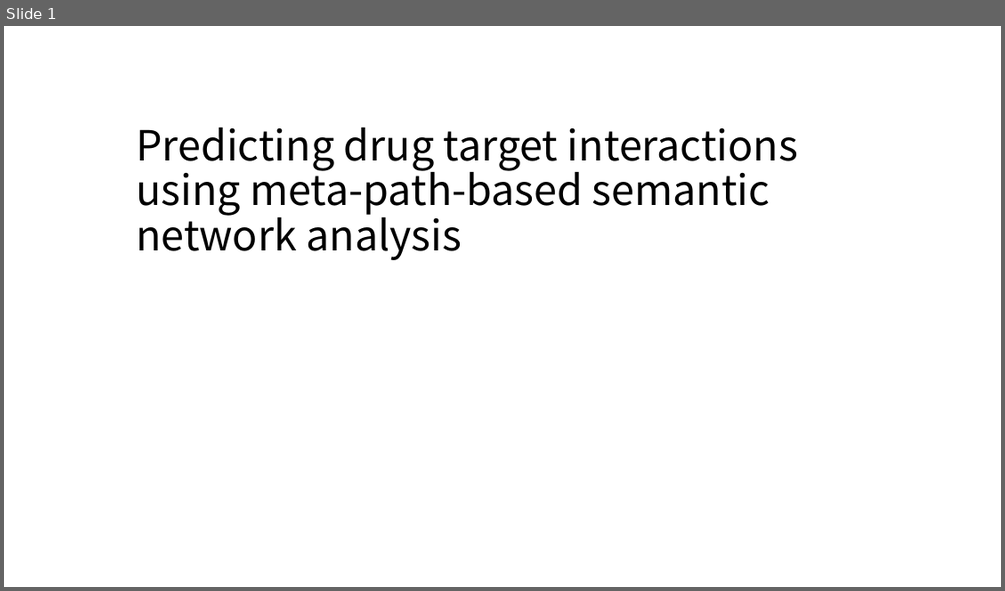
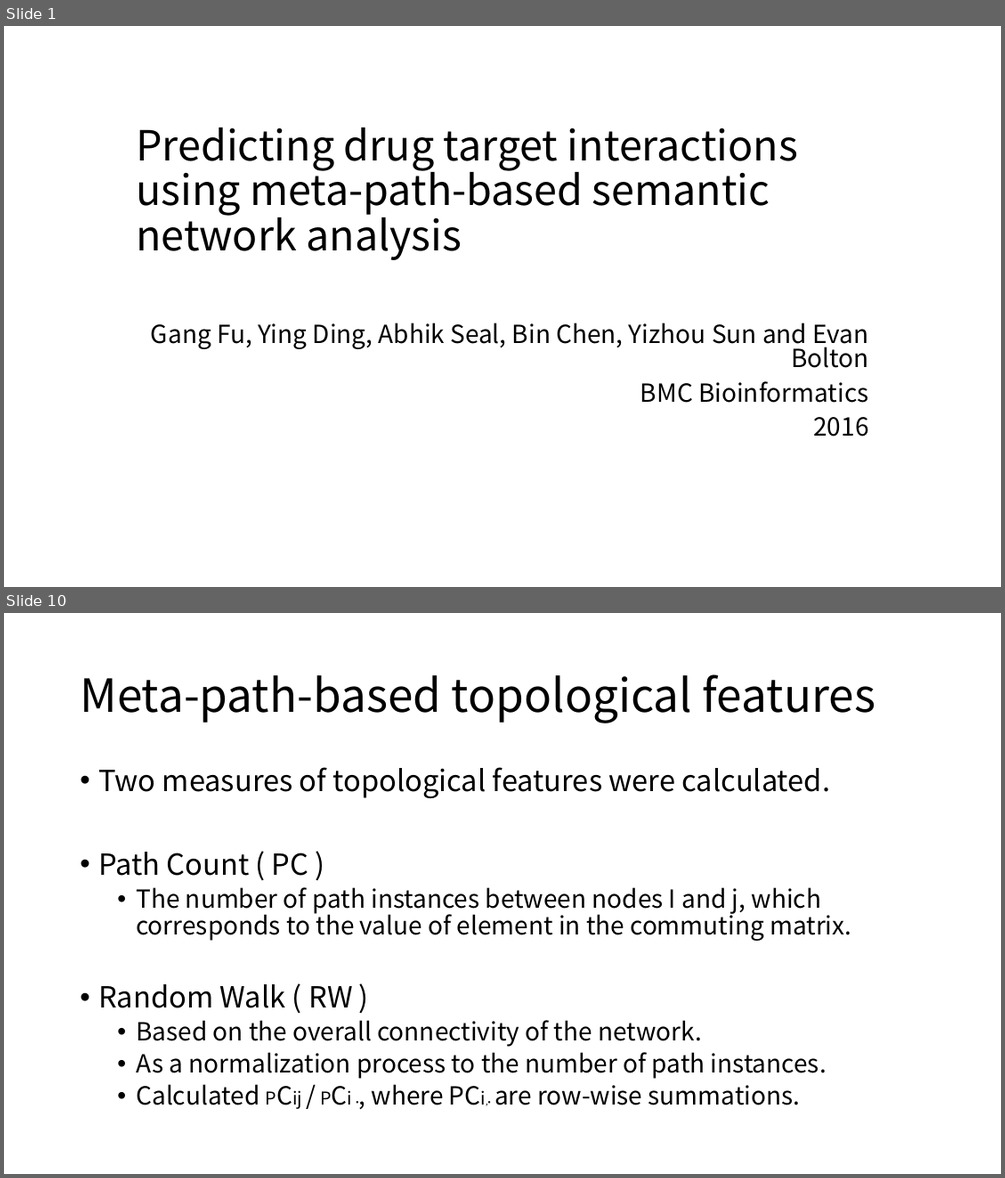
Before and after one commit to moklise/TIL, a slide deck: Review/BMCBioinfo_2016_Fu_predicting drug target using sementic network/Predicting drug target interactions using meta-path-based semantic network.pptx. Shown one above the other, each under a label of ours: slide 1 before the commit, slides 1 and 10 after it; the slides between them are not shown. The pictures are 1005x591 and 1005x1178 pixels, drawn with LibreOffice and Linux fonts; fonts in the diff are those of the drawing. Boxes give left, top, right and bottom in pixels: in the first picture for what was removed or moved away, otherwise in the second. Text is boxed around its words. In the diff, an @@ line names an element or a change of style, - is before the commit and + after.

```diff
--- a/Review/BMCBioinfo_2016_Fu_predicting drug target using sementic network/Predicting drug target interactions using meta-path-based semantic network.pptx
+++ b/Review/BMCBioinfo_2016_Fu_predicting drug target using sementic network/Predicting drug target interactions using meta-path-based semantic network.pptx
@@ slide 10 added at box(4, 613, 1001, 1174), background #FFFFFF @@
@@ title added at box(80, 674, 875, 723), 44 pt, text #000000 @@
+Meta-path-based topological features
@@ text added at box(98, 767, 851, 1105), 24 pt, text #000000 @@
+• Two measures of topological features were calculated.
+• Path Count ( PC )
+  • The number of path instances between nodes I and j, which corresponds to the value of element in the commuting matrix.
+• Random Walk ( RW )
+  • Based on the overall connectivity of the network.
+  • As a normalization process to the number of path instances.
+  • Calculated PCij / PCi •, where PCi,• are row-wise summations.
@@ slide 1 changed as well @@
@@ subtitle added at box(151, 322, 869, 436), 24 pt, text #000000 @@
+Gang Fu, Ying Ding, Abhik Seal, Bin Chen, Yizhou Sun and Evan Bolton
+BMC Bioinformatics
+2016
```
Also in this commit, not shown: 19 other slides added.
